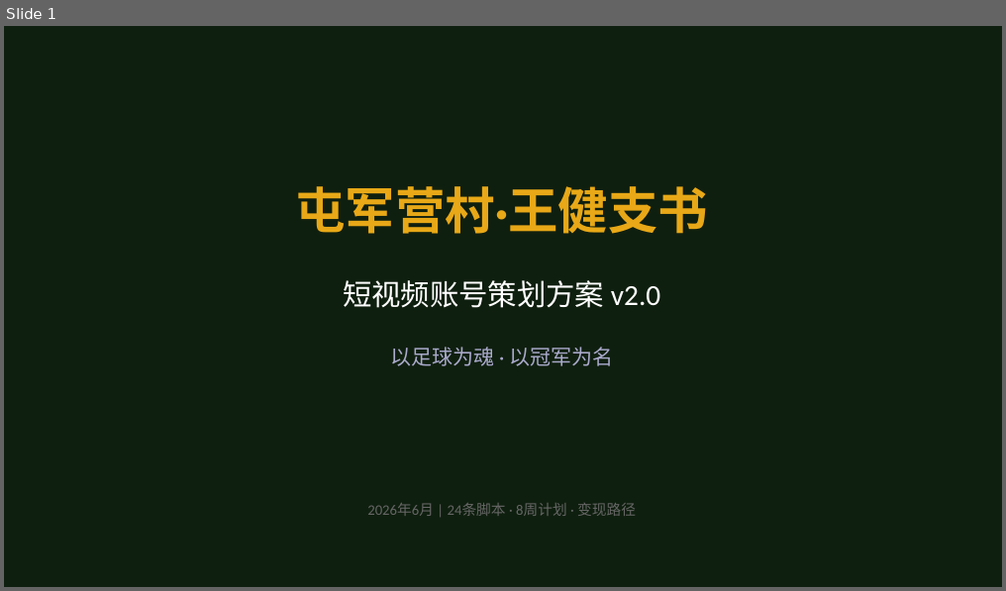
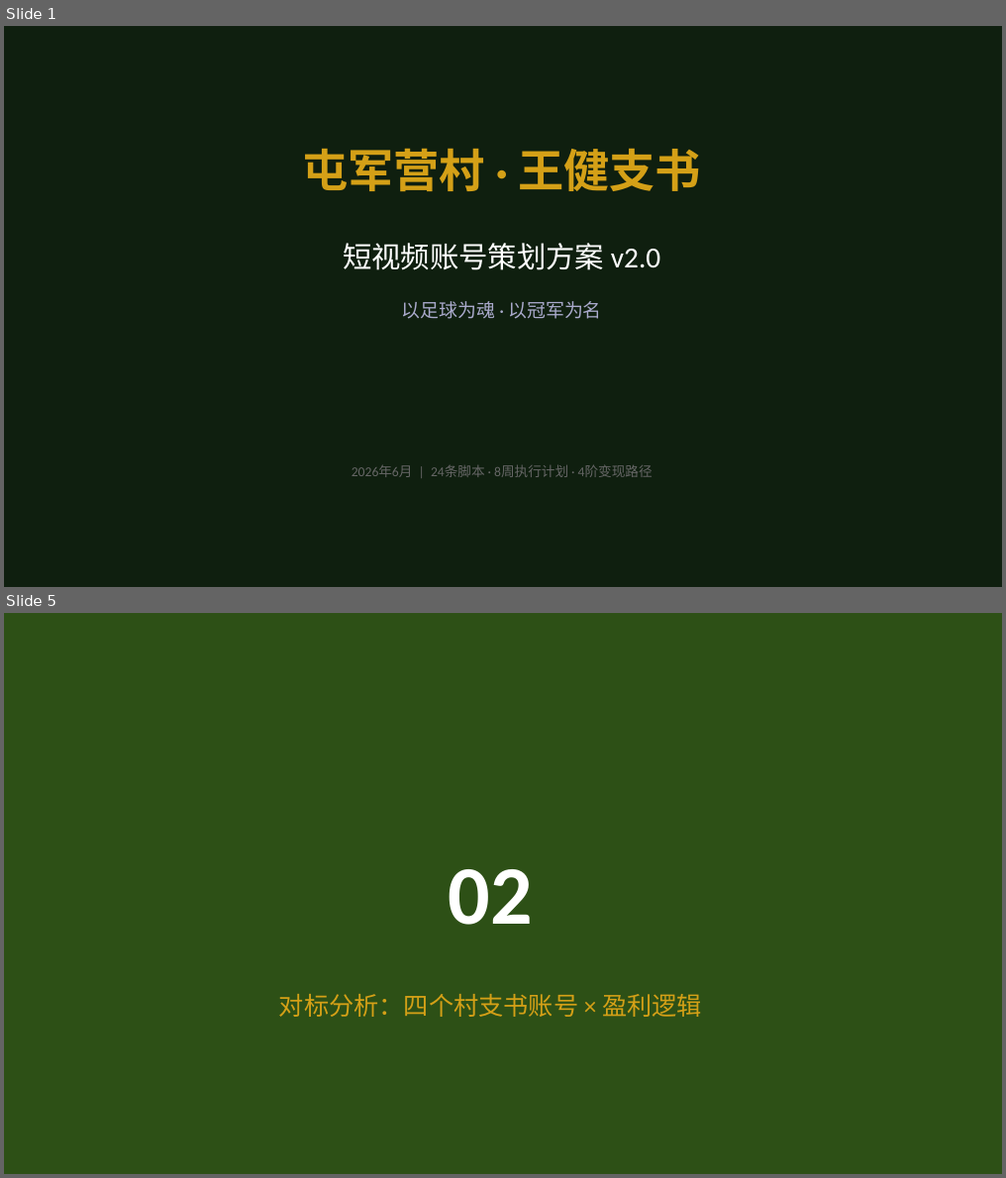
Before and after one commit to 975801846-star/workspace-outputs, a slide deck: tunjunying/plan_v2.pptx. Shown one above the other, each under a label of ours: slide 1 before the commit, slides 1 and 5 after it; the slides between them are not shown. The pictures are 1006x591 and 1006x1178 pixels, drawn with LibreOffice and Linux fonts; fonts in the diff are those of the drawing. Boxes give left, top, right and bottom in pixels: in the first picture for what was removed or moved away, otherwise in the second. Text is boxed around its words. In the diff, an @@ line names an element or a change of style, - is before the commit and + after.

Commit message:
v2.0重构: 精美化PPT(15页v1设计语言) + 纯文本脚本(24条无markdown)

```diff
--- a/tunjunying/plan_v2.pptx
+++ b/tunjunying/plan_v2.pptx
@@ slide 5 added at bbox=[4, 613, 1002, 1174], background #2D5016 @@
@@ text added at bbox=[449, 869, 533, 925], 80 pt, text #FFFFFF, bold @@
+02
@@ text added at bbox=[279, 994, 702, 1017], 24 pt, text #D4A017 @@
+对标分析：四个村支书账号 × 盈利逻辑
@@ slide 1 changed as well @@
@@ text at bbox=[302, 148, 701, 191]: text changed; size 48 to 44 pt; text colour #E8A817 to #D4A017 @@
-屯军营村·王健支书
+屯军营村 · 王健支书
@@ text "短视频账号策划方案 v2.0": place and size @@
-text "短视频账号策划方案 v2.0" at bbox=[343, 280, 660, 308]
+text "短视频账号策划方案 v2.0" at bbox=[343, 243, 660, 271]
@@ text "以足球为魂 · 以冠军为名": place and size @@
-text "以足球为魂 · 以冠军为名" at bbox=[390, 347, 613, 367]
+text "以足球为魂 · 以冠军为名" at bbox=[402, 301, 602, 319]
@@ text "以足球为魂 · 以冠军为名" at bbox=[402, 301, 602, 319]: size 20 to 18 pt @@
@@ text at bbox=[351, 466, 652, 477]: text changed; size 14 to 13 pt @@
-2026年6月 | 24条脚本 · 8周计划 · 变现路径
+2026年6月 | 24条脚本 · 8周执行计划 · 4阶变现路径
```
Also in this commit, not shown: 10 other slides changed, 3 other slides added, 1 other file.
